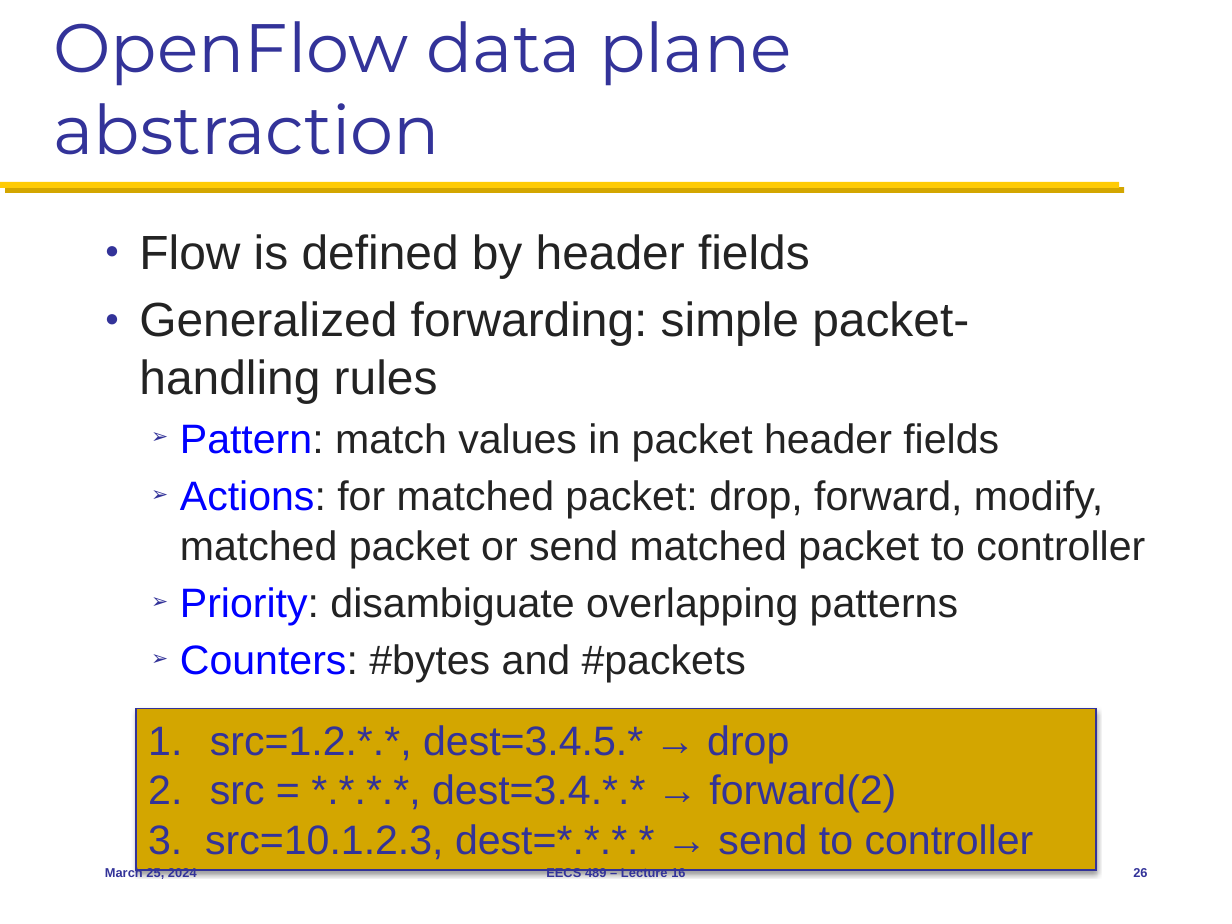
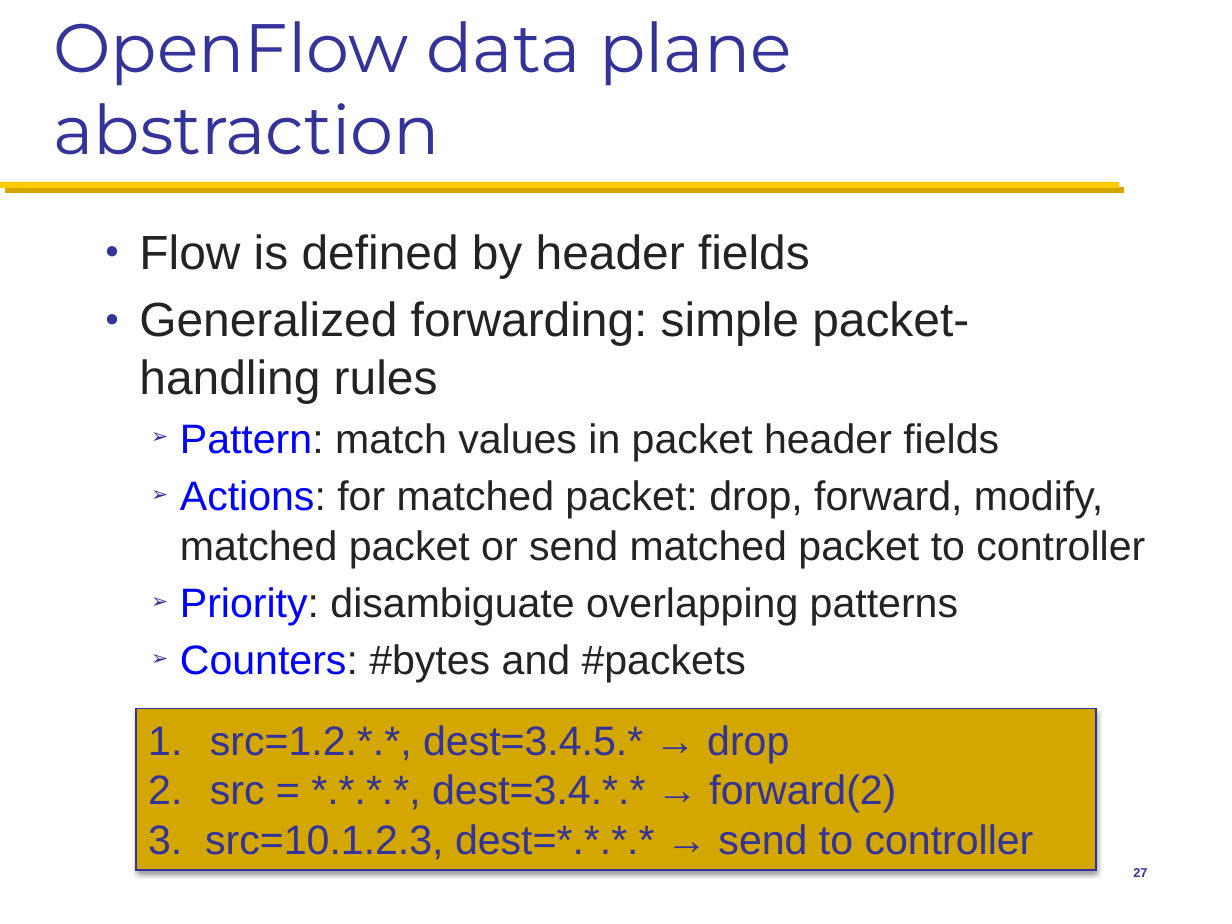
Before and after one commit to mosharaf/eecs489, a slide deck: slide 27 of Slides/032524.pptx (slide 26 before the commit). Drawn at 1232x924 pixels with LibreOffice and Linux fonts; fonts in the diff are those of the drawing. Boxes give left, top, right and bottom in pixels: in the first picture for what was removed or moved away, otherwise in the second. Text is boxed around its words. In the diff, an @@ line names an element or a change of style, - is before the commit and + after.

```diff
--- a/Slides/032524.pptx
+++ b/Slides/032524.pptx
@@ text removed at [105,867,197,880] @@
-March 25, 2024
@@ text removed at [546,867,685,880] @@
-EECS 489 – Lecture 16
@@ page number at [1133,868,1147,877]: text changed @@
-26
+27
```
Also in this commit, not shown: 3 other slides changed, 1 slide added, 1 other file.
